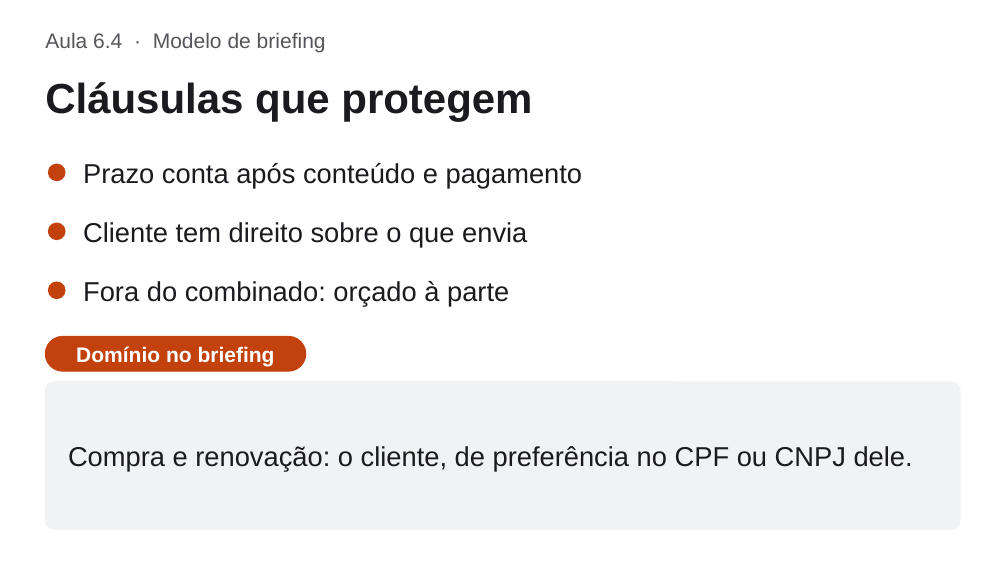
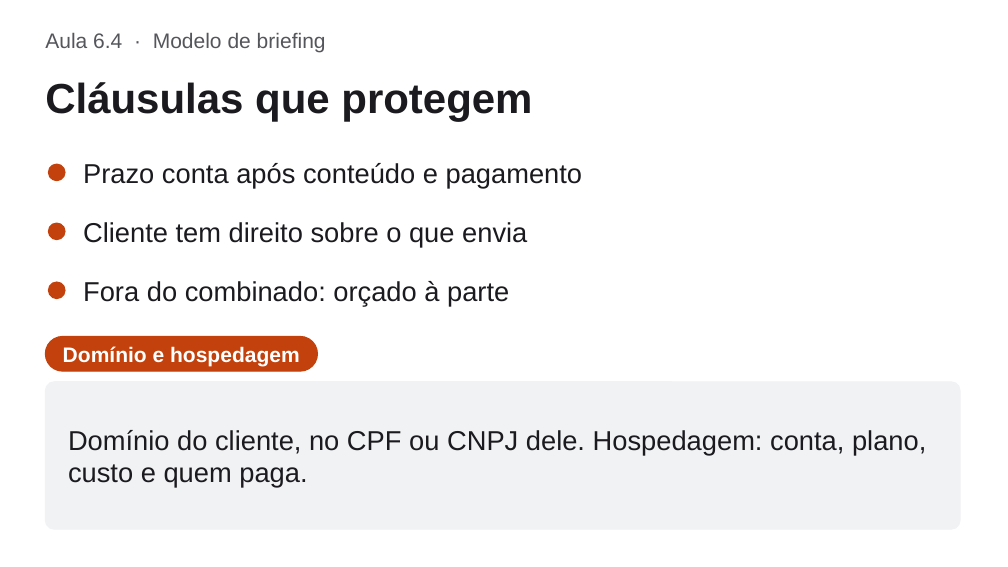
Before and after one commit to WeslleyPaivx/est-tica-facial, a slide deck: slide 23 of curso/slides/modulo-6.pptx (slide 22 before the commit). Drawn at 1008x567 pixels with LibreOffice and Linux fonts; fonts in the diff are those of the drawing. Boxes give left, top, right and bottom in pixels: in the first picture for what was removed or moved away, otherwise in the second. Text is boxed around its words. In the diff, an @@ line names an element or a change of style, - is before the commit and + after.

```diff
--- a/curso/slides/modulo-6.pptx
+++ b/curso/slides/modulo-6.pptx
@@ rounded rectangle: place and size @@
-rounded rectangle at (45, 337, 306, 371)
+rounded rectangle at (45, 337, 318, 371)
@@ text at (63, 346, 300, 366): text changed @@
-Domínio no briefing
+Domínio e hospedagem
@@ text at (68, 430, 926, 487): text changed @@
-Compra e renovação: o cliente, de preferência no CPF ou CNPJ dele.
+Domínio do cliente, no CPF ou CNPJ dele. Hospedagem: conta, plano, custo e quem paga.
```
Also in this commit, not shown: 8 other slides changed, 1 slide added, 5 other files.
